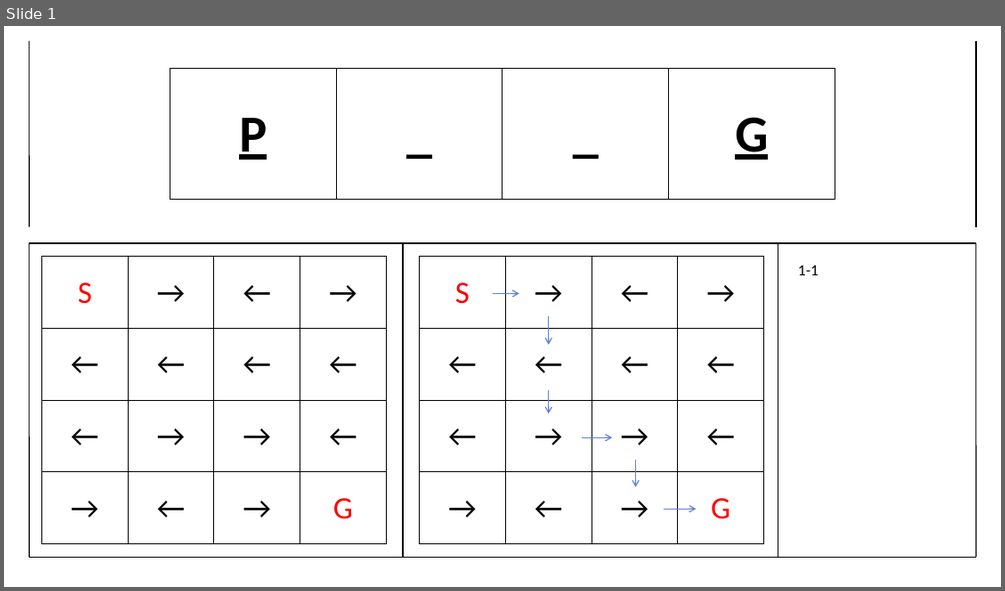
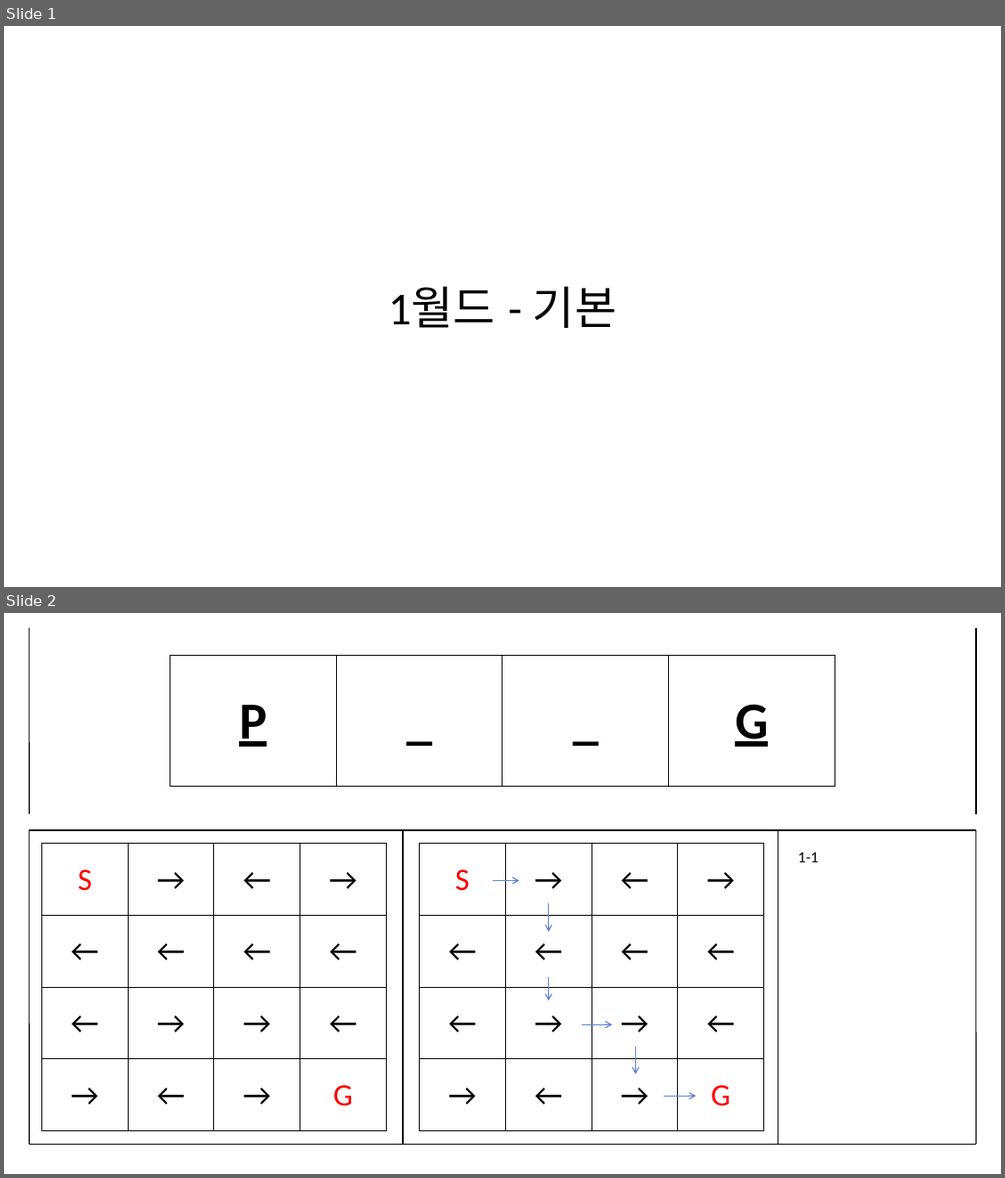
Before and after one commit to BSF0124/Brain-Control, a slide deck: etc/레벨디자인.pptx. Shown one above the other, each under a label of ours: slide 1 before the commit, slides 1 and 2 after it. The pictures are 1005x591 and 1005x1178 pixels, drawn with LibreOffice and Linux fonts; fonts in the diff are those of the drawing. Boxes give left, top, right and bottom in pixels: in the first picture for what was removed or moved away, otherwise in the second. Text is boxed around its words. In the diff, an @@ line names an element or a change of style, - is before the commit and + after.

Commit message:
2024.02.19
1월드 타일맵 배치

```diff
--- a/etc/레벨디자인.pptx
+++ b/etc/레벨디자인.pptx
@@ slide 1 added at box(4, 26, 1001, 587), background #FFFFFF @@
@@ title added at box(388, 286, 616, 328), 44 pt, text #000000 @@
+1월드 - 기본
@@ what was slide 1 is now slide 2 @@
```
Also in this commit, not shown: 1 slide changed, 2 other slides added, 16 other files.
